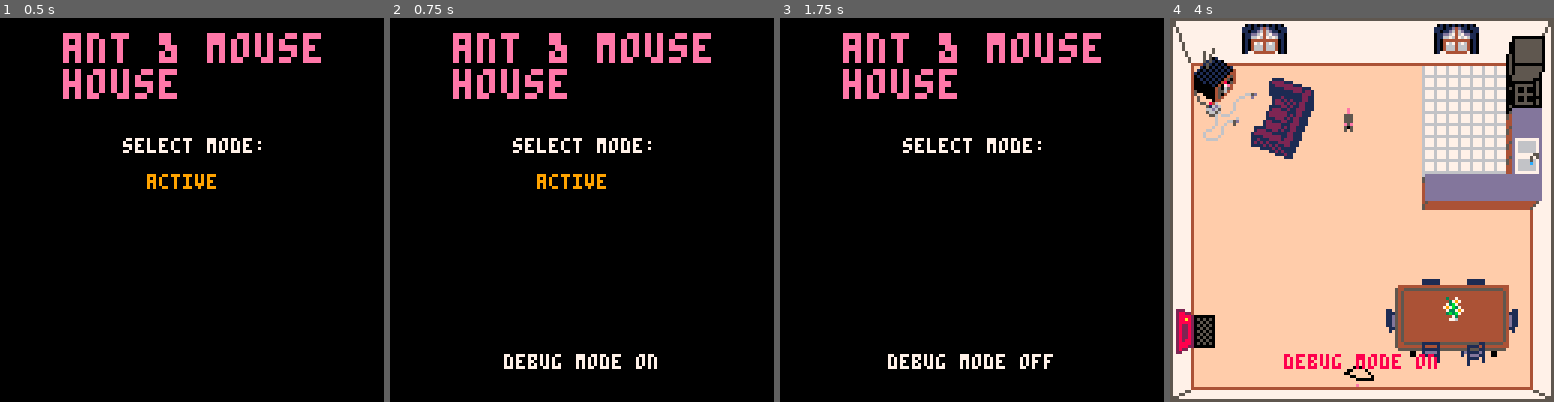
Above: before the commit, frames 1-4 (left to right).
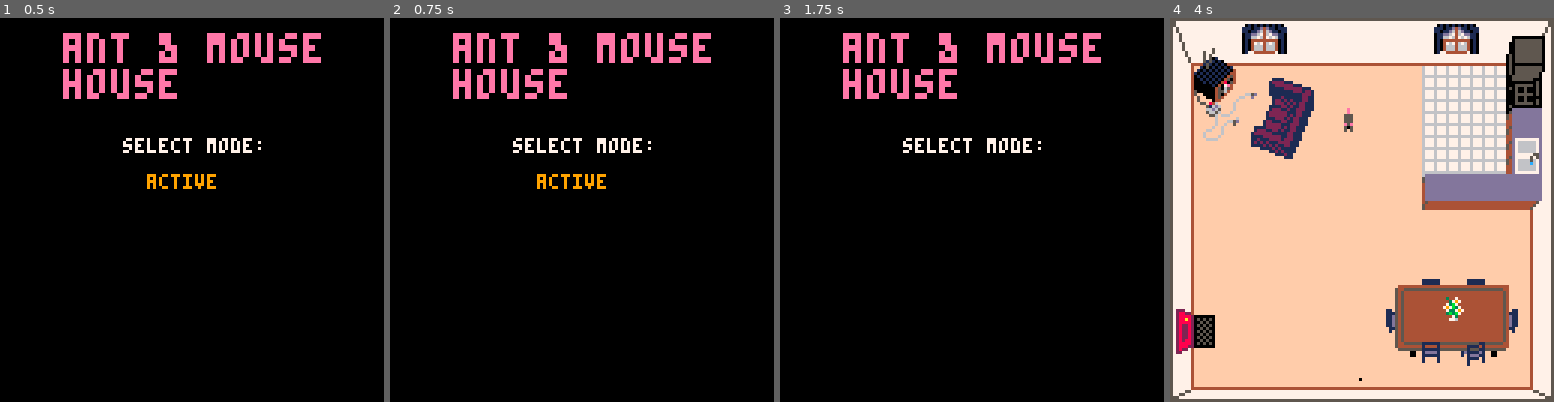
Above: after the commit, the same moments.

Repository: colececil/ant-n-mouse-house
Game: PICO-8 cartridge ant_simulator_2026.p8
Same seed, same stepped clock (60 frames per second), same inputs: the game is played once before the commit and once after it.
Inputs:
- Up to frame 1 (0.5 s): tap X (X key) at 0.33 s
- Up to frame 2 (0.75 s): tap O (Z key) at 0.7 s
- Up to frame 3 (1.75 s): tap X (X key) at 1.07 s; hold Right from 1.6 s (still down); tap O (Z key) at 1.7 s
- Up to frame 4 (4 s): tap X (X key) at 1.85, 2.97 s; release Right at 2.1 s; tap O (Z key) every 0.4 s from 2.1 to 3.7 s; hold Up 2.15-2.42 s; hold Right 2.47-3.03 s; hold Left 3.08-3.58 s; hold Down 3.63-3.97 s

Frame 1 is identical in both runs. In frame 2, 0.7% of the frame differs, in the area x 29-70%, y 87-92%; in frame 3, 0.7%; in frame 4, 0.8%, in the area x 29-70%, y 87-97%.

Commit message:
Change command for toggling debug mode

Diff:
--- a/ant_simulator_2026.p8
+++ b/ant_simulator_2026.p8
@@ -5,6 +5,7 @@
 -- by cole cecil
 
 debug = false
+debug_cmd_prgrss = 0
 debug_was_on = false
 debug_msg_on = false
 debug_msg_time_left = 0
@@ -50,7 +51,10 @@
    last_frame_time
  last_frame_time = time()
 
- if btnp(🅾️) then
+ check_debug_cmd()
+
+ if debug_cmd_prgrss == 4 then
+  debug_cmd_prgrss = 0
   debug = not debug
   debug_msg_on = true
   debug_msg_time_left = 1
@@ -1037,6 +1041,27 @@
    return k
   end
   i += 1
+ end
+end
+
+function check_debug_cmd()
+ if not btn(🅾️) then
+  debug_cmd_prgrss = 0
+  return
+ end
+
+ if debug_cmd_prgrss == 0 and
+   btnp(⬆️) then
+  debug_cmd_prgrss = 1
+ elseif debug_cmd_prgrss == 1
+   and btnp(⬇️) then
+  debug_cmd_prgrss = 2
+ elseif debug_cmd_prgrss == 2
+   and btnp(⬅️) then
+  debug_cmd_prgrss = 3
+ elseif debug_cmd_prgrss == 3
+   and btnp(➡️) then
+  debug_cmd_prgrss = 4
  end
 end
 
